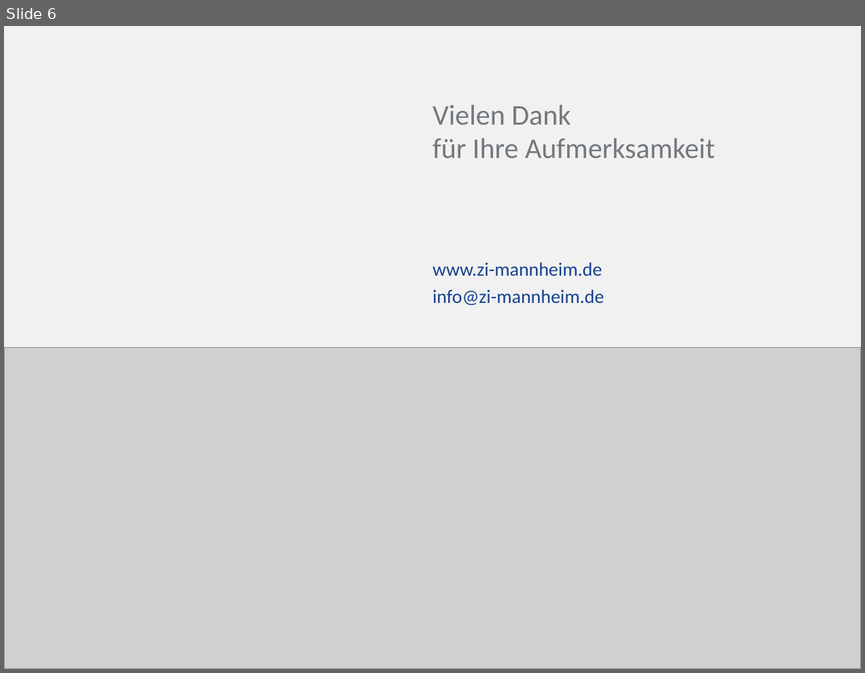
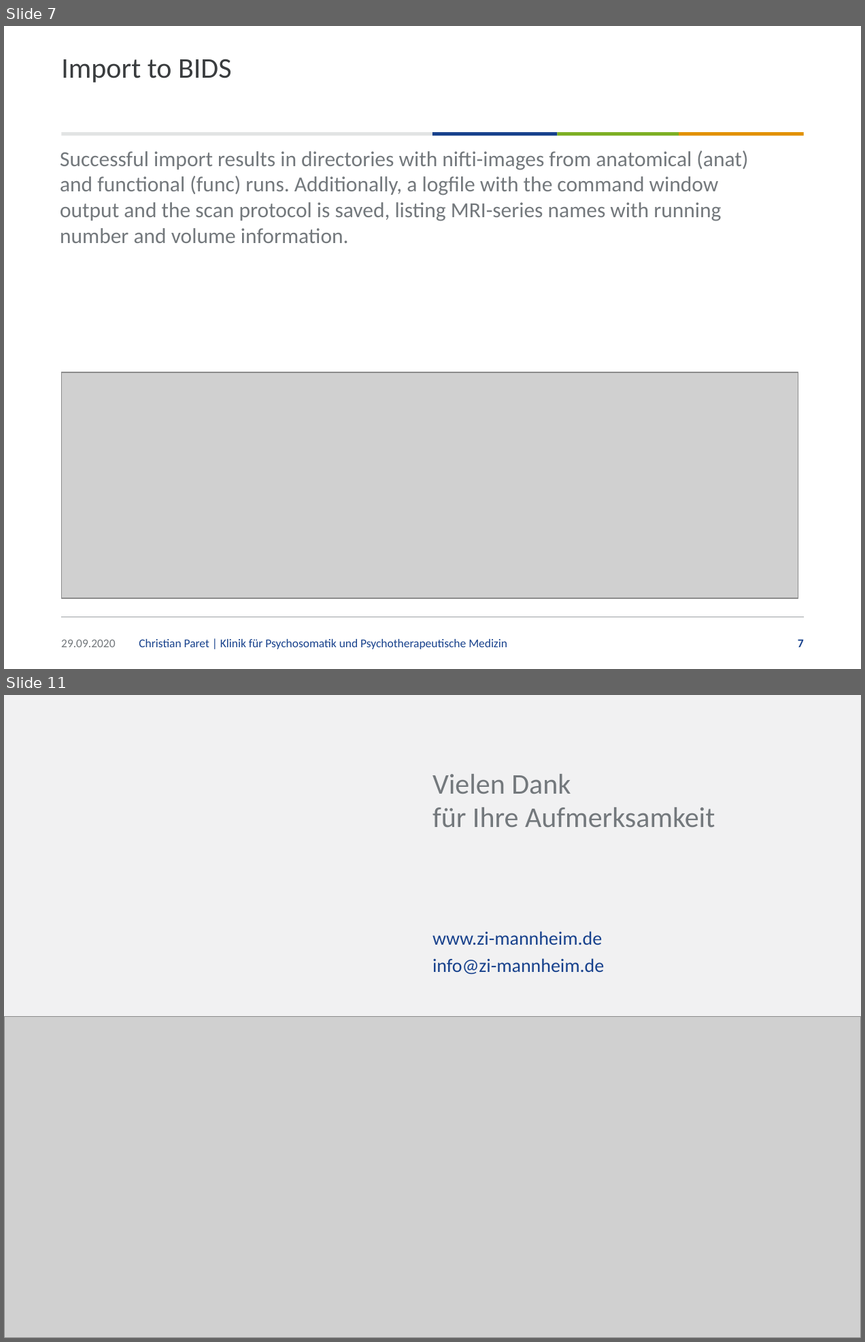
Before and after one commit to christianparet/RaBIDS, a slide deck: manuals/Introduction to RaBIDS.pptx. Shown one above the other, each under a label of ours: slide 6 before the commit, slides 7 and 11 after it; the slides between them are not shown. The pictures are 865x673 and 865x1342 pixels, drawn with LibreOffice and Linux fonts; fonts in the diff are those of the drawing; grey boxes stand for pictures; background and template pictures are left out. Boxes give left, top, right and bottom in pixels: in the first picture for what was removed or moved away, otherwise in the second. Text is boxed around its words. In the diff, an @@ line names an element or a change of style, - is before the commit and + after.

```diff
--- a/manuals/Introduction to RaBIDS.pptx
+++ b/manuals/Introduction to RaBIDS.pptx
@@ slide 7 added at (x1=4, y1=26, x2=861, y2=669), background #FFFFFF @@
@@ title added at (x1=61, y1=59, x2=232, y2=82), 24 pt, text #3A3C3E @@
+Import to BIDS
@@ group added at (x1=61, y1=132, x2=804, y2=616): 4 rectangles, 1 line @@
@@ text added at (x1=60, y1=150, x2=748, y2=243), 18 pt, text #73787C @@
+Successful import results in directories with nifti-images from anatomical (anat) and functional (func) runs. Additionally, a logfile with the command window output and the scan protocol is saved, listing MRI-series names with running number and volume information.
@@ picture added at (x1=61, y1=372, x2=798, y2=597) @@
@@ text added at (x1=61, y1=639, x2=115, y2=647), 10 pt, text #73787C @@
+29.09.2020
@@ text added at (x1=139, y1=639, x2=507, y2=649), 10 pt, text #17418C @@
+Christian Paret | Klinik für Psychosomatik und Psychotherapeutische Medizin
@@ page number added at (x1=798, y1=639, x2=804, y2=647), 10 pt, text #17418C, bold @@
+7
@@ what was slide 6 is now slide 11 @@
```
Also in this commit, not shown: 4 slides changed, 4 other slides added, 1 other file.
